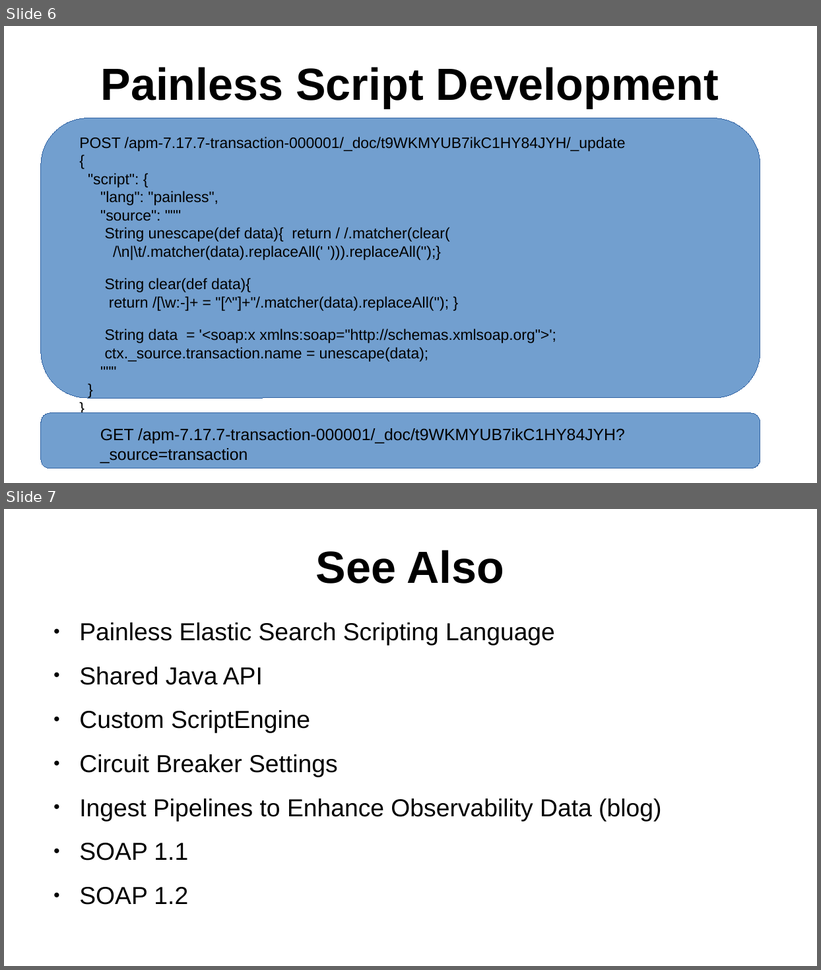
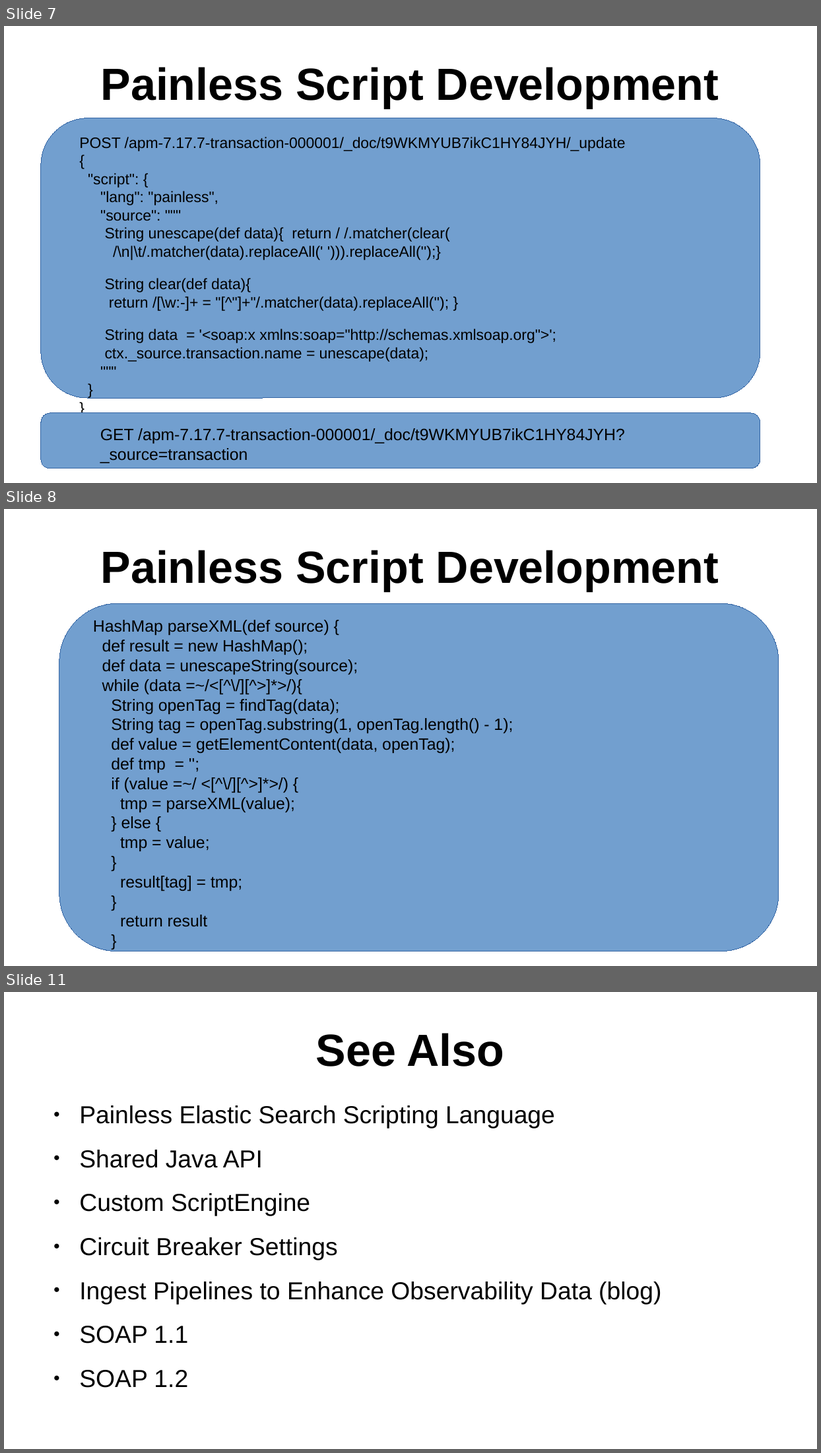
Before and after one commit to sergueik/springboot_study, a slide deck: basic-purejs-xml-parser/Painless Script for Ingesting SOAP Action from SOAP Payload.odp. Shown one above the other, each under a label of ours: slides 6 and 7 before the commit, slides 7, 8 and 11 after it; the slides between them are not shown. The pictures are 821x970 and 821x1453 pixels, drawn with LibreOffice and Linux fonts; fonts in the diff are those of the drawing. Boxes give left, top, right and bottom in pixels: in the first picture for what was removed or moved away, otherwise in the second. Text is boxed around its words. In the diff, an @@ line names an element or a change of style, - is before the commit and + after.

```diff
--- a/basic-purejs-xml-parser/Painless Script for Ingesting SOAP Action from SOAP Payload.odp
+++ b/basic-purejs-xml-parser/Painless Script for Ingesting SOAP Action from SOAP Payload.odp
@@ slide 8 added at <box>4,509,817,966</box>, background #FFFFFF @@
@@ title added at <box>101,550,719,591</box>, 44 pt, text #000000, bold @@
+Painless Script Development
@@ rounded rectangle added at <box>59,603,779,952</box>, fill #729FCF, outline #3465A4 0 pt @@
@@ text added at <box>93,620,513,927</box>, 16 pt, text #000000 @@
+HashMap parseXML(def source) {
+def result = new HashMap();
+def data = unescapeString(source);
+while (data =~/<[^\/][^>]*>/){
+String openTag = findTag(data);
+String tag = openTag.substring(1, openTag.length() - 1);
+def value = getElementContent(data, openTag);
+def tmp = '';
+if (value =~/ <[^\/][^>]*>/) {
+tmp = parseXML(value);
+} else {
+tmp = value;
+}
+result[tag] = tmp;
+}
+return result
+}
@@ what was slide 6 is now slide 7 @@
@@ what was slide 7 is now slide 11 @@
```
Also in this commit, not shown: 3 other slides added, 2 other files.
